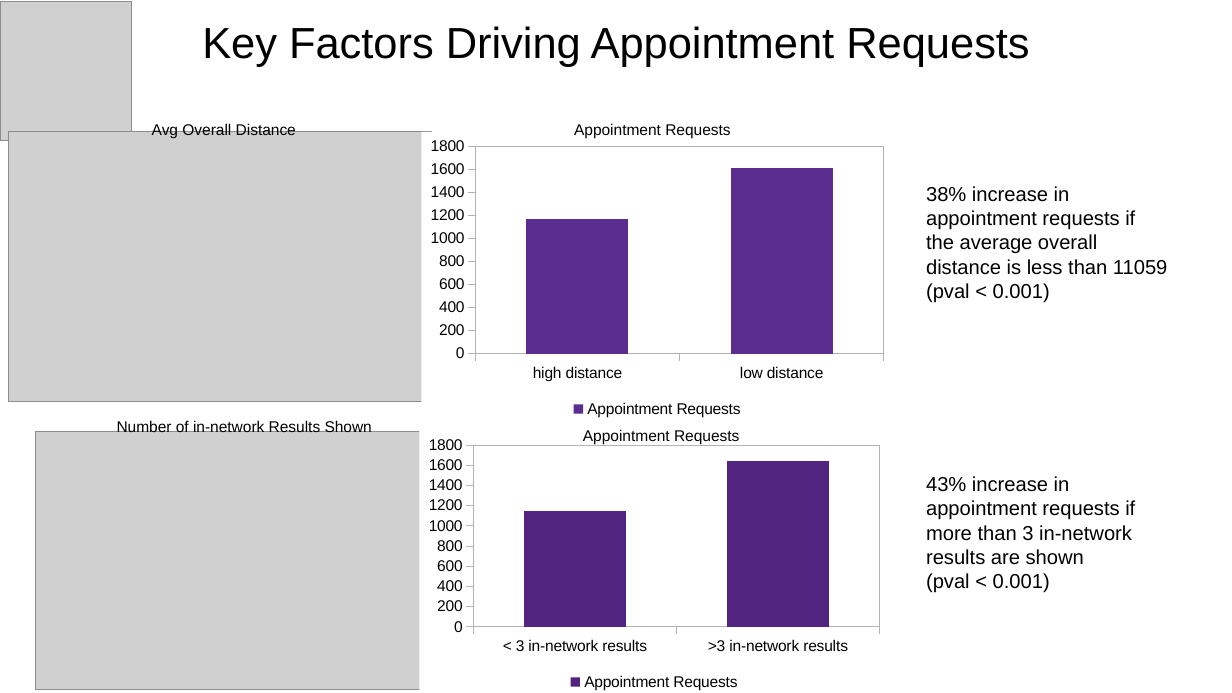
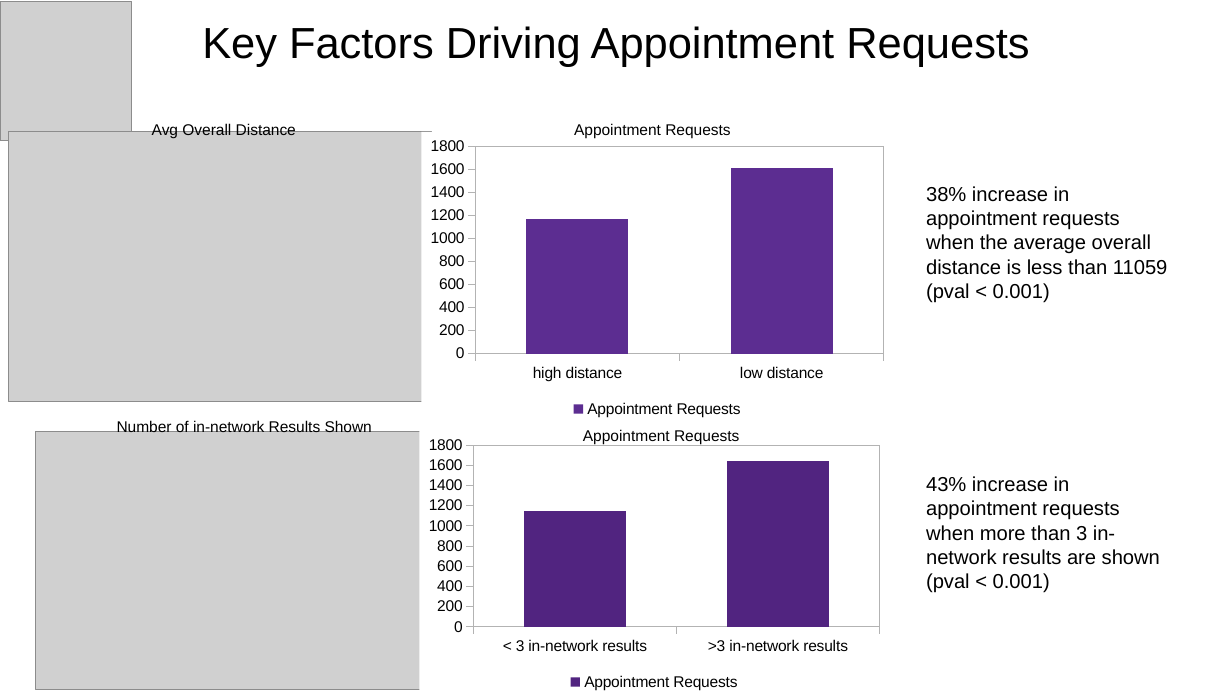
Before and after one commit to consta35/Springboard_AIC, a slide deck: slide 7 of Opencare_challenge/Opencare_deck.odp. Drawn at 1232x693 pixels with LibreOffice and Linux fonts; fonts in the diff are those of the drawing; grey boxes stand for pictures. Boxes give left, top, right and bottom in pixels: in the first picture for what was removed or moved away, otherwise in the second. Text is boxed around its words. In the diff, an @@ line names an element or a change of style, - is before the commit and + after.

```diff
--- a/Opencare_challenge/Opencare_deck.odp
+++ b/Opencare_challenge/Opencare_deck.odp
@@ text at bbox=[926, 186, 1168, 275]: text changed @@
-38% increase in appointment requests if the average overall distance is less than 11059
+38% increase in appointment requests when the average overall distance is less than 11059
@@ text at bbox=[926, 476, 1160, 565]: text changed @@
-43% increase in appointment requests if more than 3 in-network results are shown
+43% increase in appointment requests when more than 3 in-network results are shown
```
Also in this commit, not shown: 3 other slides changed, 3 other files.
